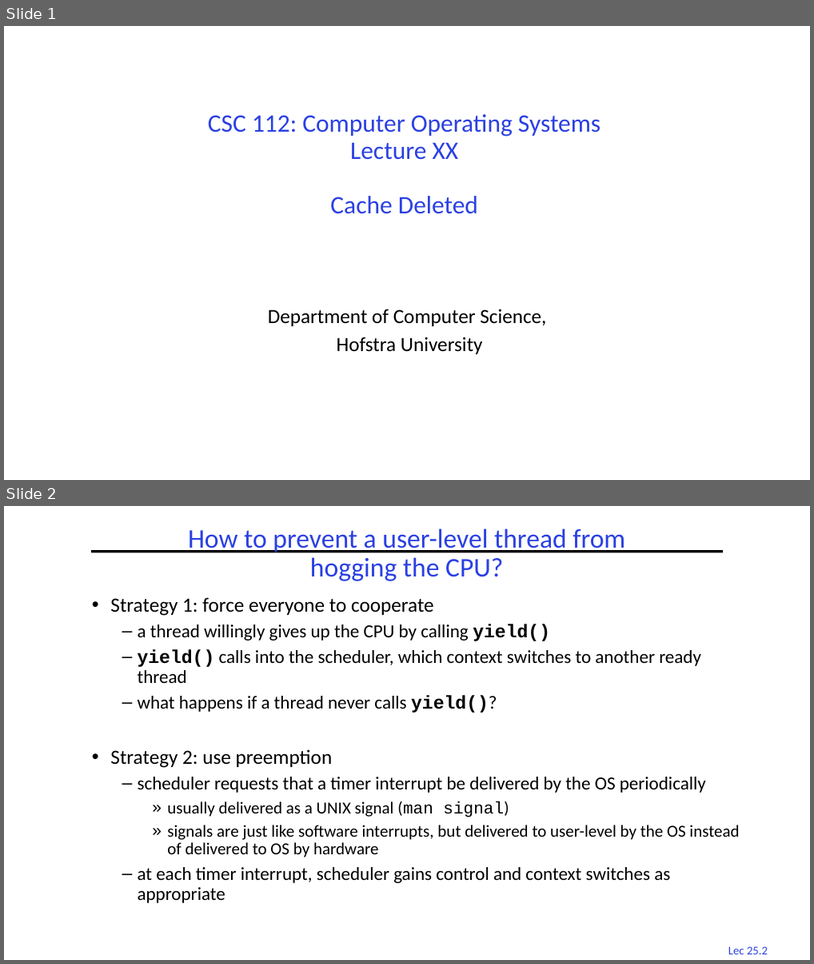
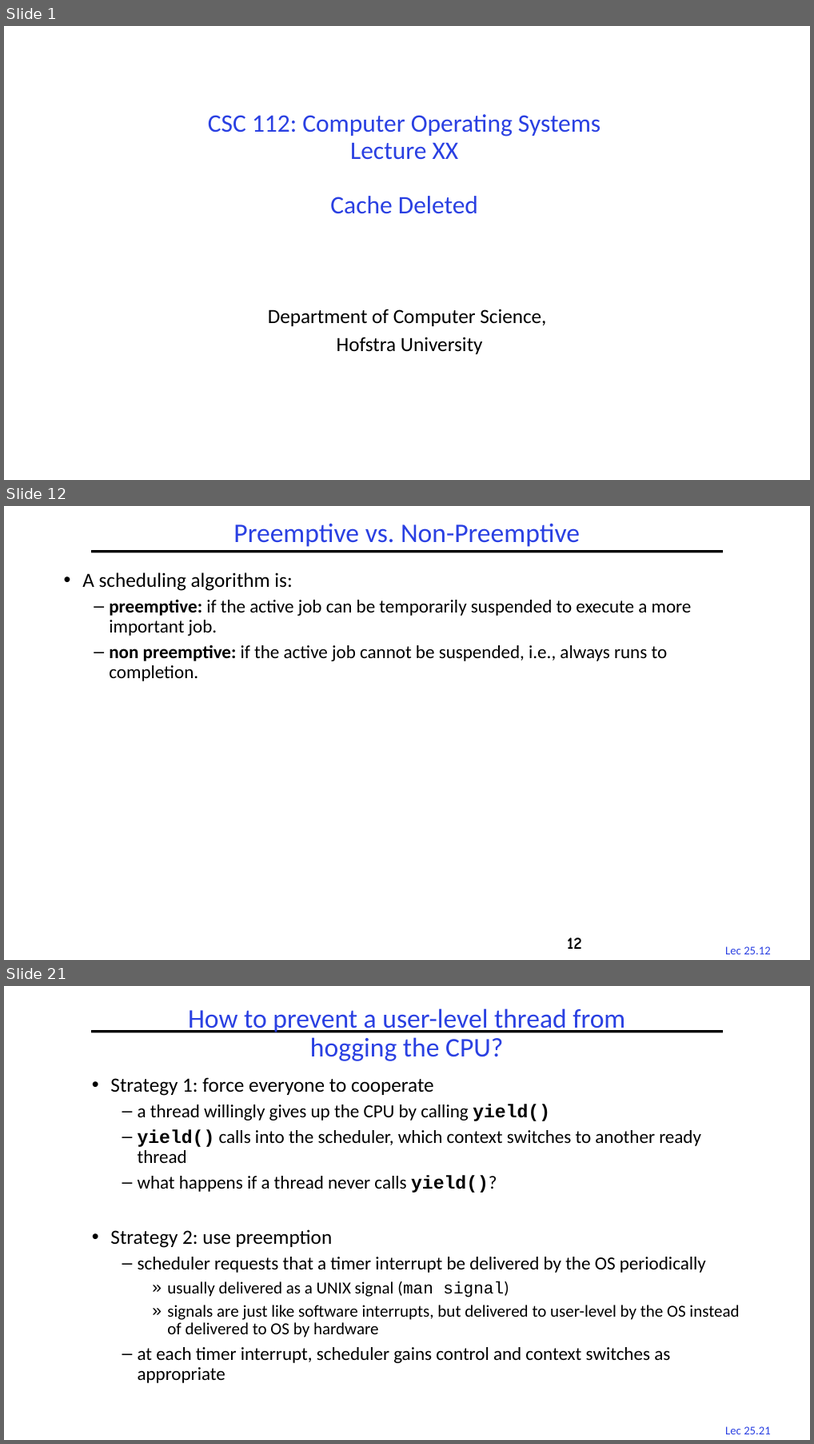
Before and after one commit to guhofstra/CSC256Fa25, a slide deck: PPTs/Deleted SLides.pptx. Shown one above the other, each under a label of ours: slides 1 and 2 before the commit, slides 1, 12 and 21 after it; the slides between them are not shown. The pictures are 814x964 and 814x1444 pixels, drawn with LibreOffice and Linux fonts; fonts in the diff are those of the drawing. Boxes give left, top, right and bottom in pixels: in the first picture for what was removed or moved away, otherwise in the second. Text is boxed around its words. In the diff, an @@ line names an element or a change of style, - is before the commit and + after.

```diff
--- a/PPTs/Deleted SLides.pptx
+++ b/PPTs/Deleted SLides.pptx
@@ slide 12 added at [4, 506, 810, 960], background #FFFFFF; not listed: 2 template elements that a slide beside it also shows @@
@@ title added at [234, 524, 580, 547], 32 pt, text #2A40E2 @@
+Preemptive vs. Non-Preemptive
@@ text added at [82, 572, 692, 681], 22 pt, text #000000 @@
+• A scheduling algorithm is:
+  – preemptive: if the active job can be temporarily suspended to execute a more important job.
+  – non preemptive: if the active job cannot be suspended, i.e., always runs to completion.
@@ page number added at [567, 937, 582, 948], 20 pt, text #000000 @@
+12
@@ what was slide 2 is now slide 21 @@
@@ page number at [726, 1426, 771, 1434]: text changed @@
-Lec 25.2
+Lec 25.21
```
Also in this commit, not shown: 18 other slides added, 19 other files.
